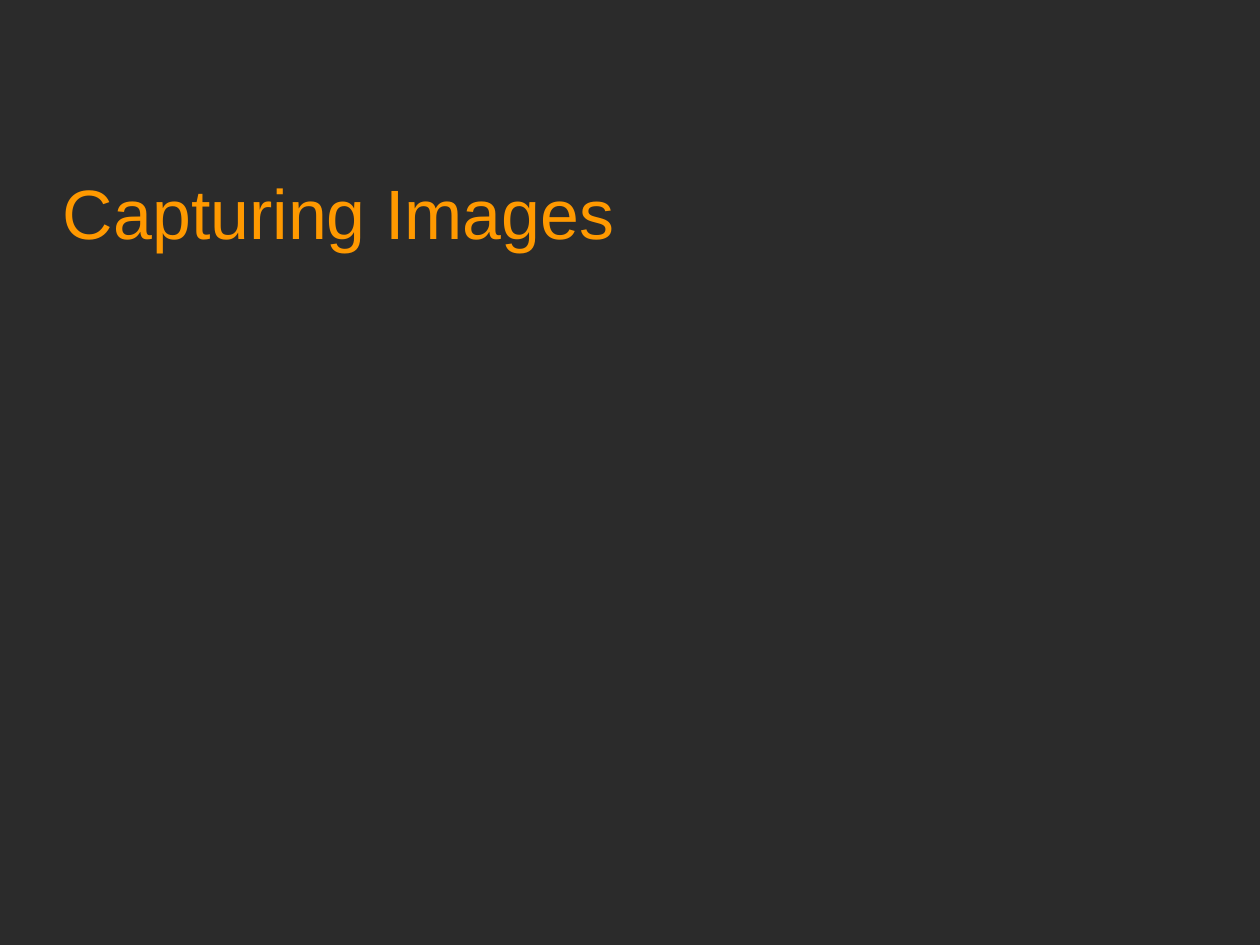
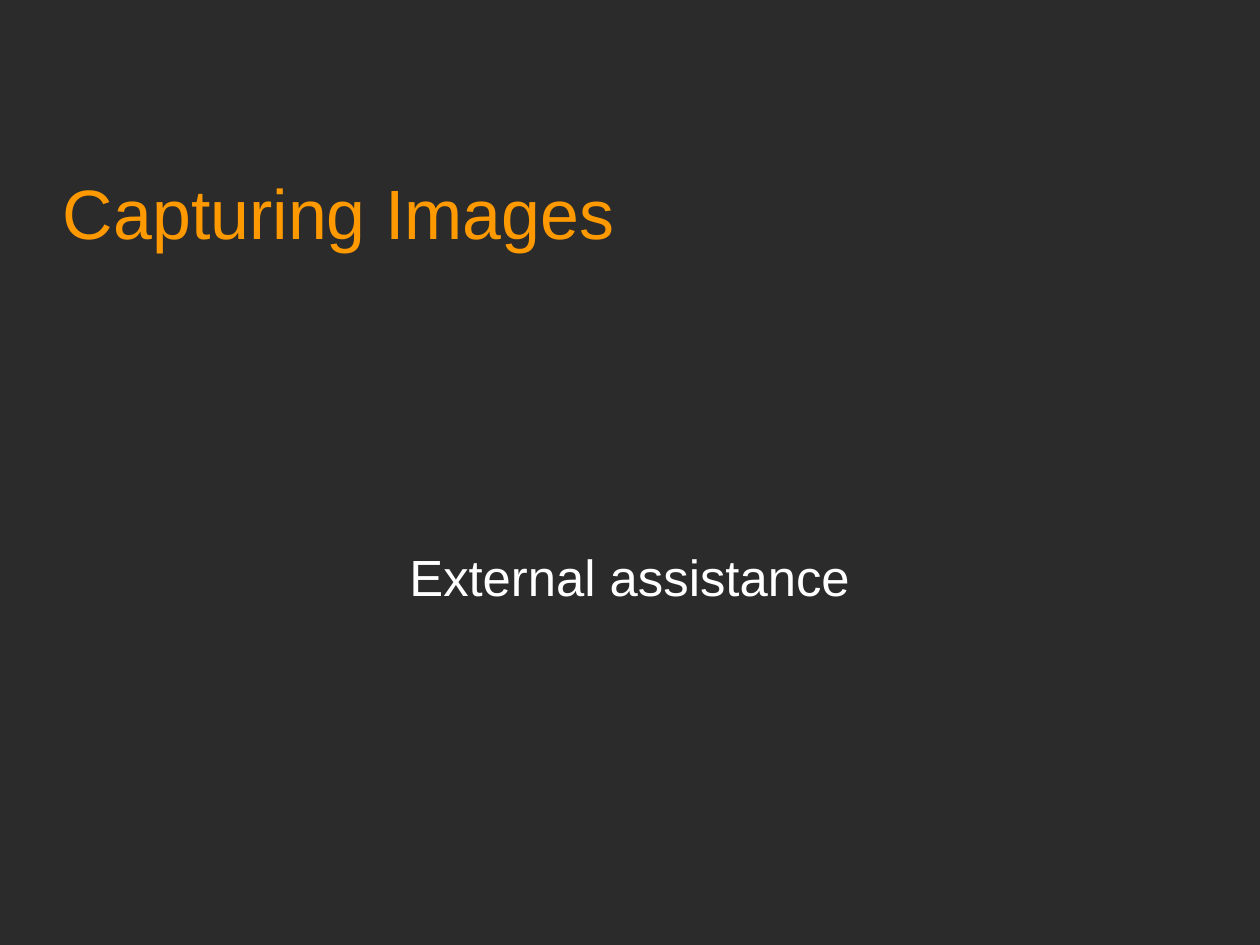
Before and after one commit to Academy-Soft-Intellect/Android-Programming-for-Beginners, a slide deck: slide 1 of 22_Capturing_Images.odp. Drawn at 1260x945 pixels with LibreOffice and Linux fonts; fonts in the diff are those of the drawing; background and template pictures are left out; a plain dark background stands for a picture behind light text. Boxes give left, top, right and bottom in pixels: in the first picture for what was removed or moved away, otherwise in the second. Text is boxed around its words. In the diff, an @@ line names an element or a change of style, - is before the commit and + after.

```diff
--- a/22_Capturing_Images.odp
+++ b/22_Capturing_Images.odp
@@ subtitle added at (409,559,850,597), 32 pt, text #FFFFFF @@
+External assistance
```
Also in this commit, not shown: 1 other slide changed, 2 slides added.
